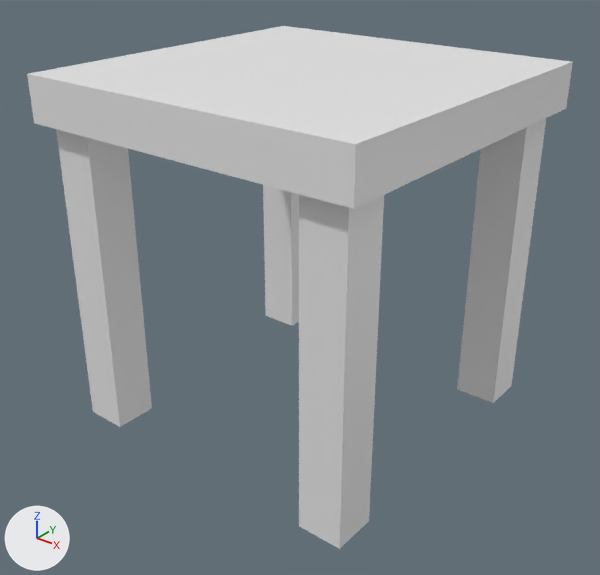
Renders of the FBX model Assets/Graphics/Models/tabouret.fbx from each side of a commit.
Camera for both pictures: a camera (50 mm lens) standing at (2.537, 20.314, 0.575) and looking at (2.005, 20.979, 0.163). The lights are fixed; the arrows at lower left show +X, +Y and +Z. The picture after the commit comes second. Where no turn or scale is listed for an object, it has been applied to the vertices.

The first picture shows 'tabouret'.
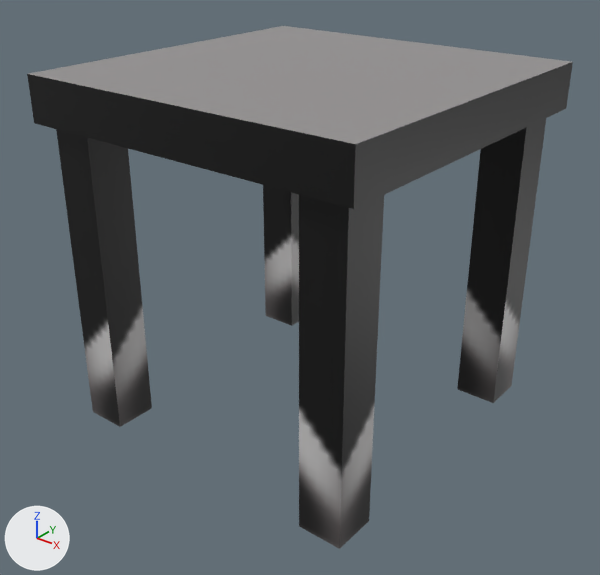
Boxes (x1, y1, x2, y2) around the edits, measured in the pictures (600 x 575 px):
'tabouret', surface changed (white to grey)
    both: (27, 26, 573, 549)

The change in detail:
Picture 'grid' (img_grid) is new.
In material 'Main' (mat_main), base_color is no longer (0.8, 0.8, 0.8), white #e7e7e7.
In material 'Main' (mat_main), texture is now set to img_grid.
